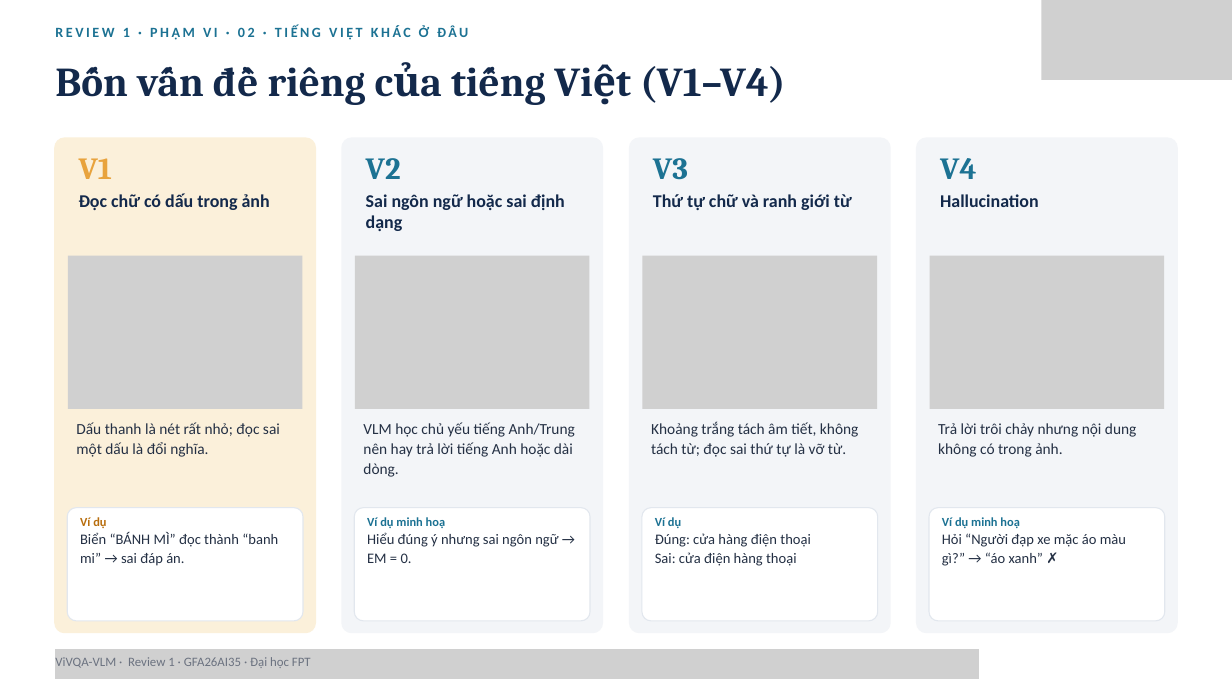
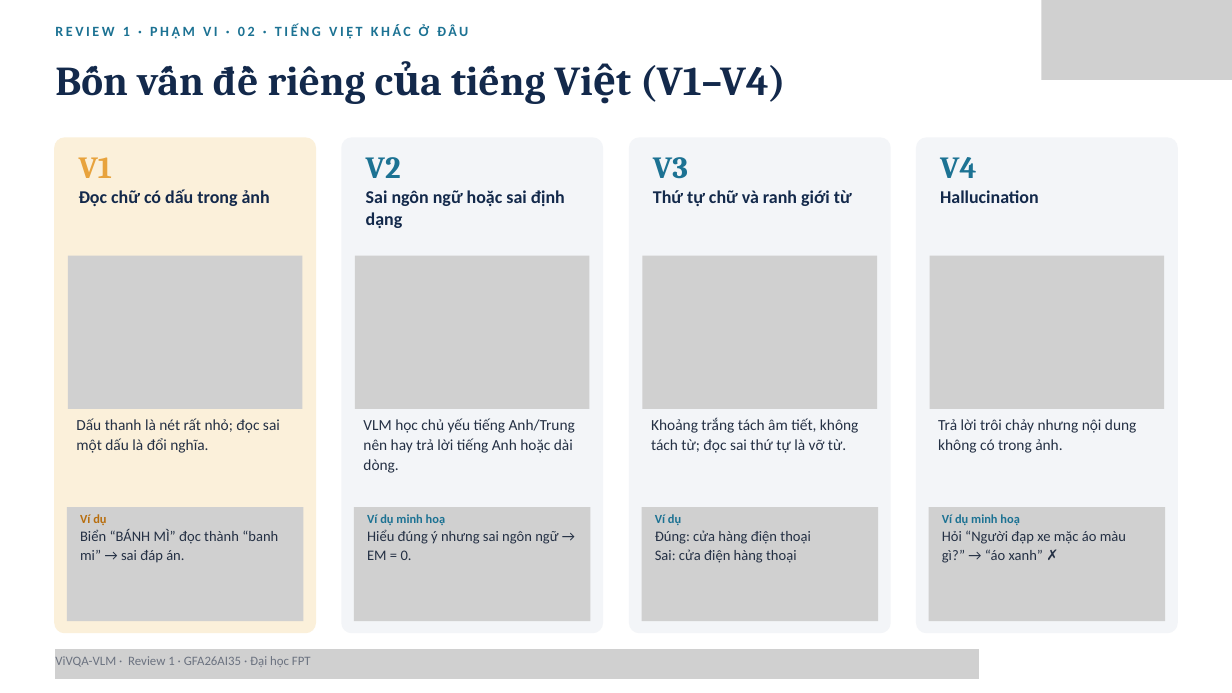
Before and after one commit to PLHGNAOH/ViVQA-VLM, a slide deck: slide 4 of docs/04_slides/cumulative/ViVQA-VLM_Review1-2_KLTN.pptx (slide 5 before the commit). Drawn at 1232x693 pixels with LibreOffice and Linux fonts; fonts in the diff are those of the drawing; grey boxes stand for pictures. Boxes give left, top, right and bottom in pixels: in the first picture for what was removed or moved away, otherwise in the second. Text is boxed around its words. In the diff, an @@ line names an element or a change of style, - is before the commit and + after.

```diff
--- a/docs/04_slides/cumulative/ViVQA-VLM_Review1-2_KLTN.pptx
+++ b/docs/04_slides/cumulative/ViVQA-VLM_Review1-2_KLTN.pptx
@@ 4 texts: place and size @@
-4 texts at [79, 193, 1039, 231]
+4 texts at [79, 189, 1039, 228]
@@ text "Dấu thanh là nét rất ...": place and size @@
-text "Dấu thanh là nét rất ..." at [76, 422, 280, 457]
+text "Dấu thanh là nét rất ..." at [76, 418, 280, 453]
@@ text "VLM học chủ yếu tiếng ...": place and size @@
-text "VLM học chủ yếu tiếng ..." at [363, 422, 575, 477]
+text "VLM học chủ yếu tiếng ..." at [363, 418, 575, 473]
@@ text "Khoảng trắng tách âm tiết, ...": place and size @@
-text "Khoảng trắng tách âm tiết, ..." at [651, 421, 858, 457]
+text "Khoảng trắng tách âm tiết, ..." at [651, 417, 858, 453]
@@ text "Trả lời trôi chảy nhưng ...": place and size @@
-text "Trả lời trôi chảy nhưng ..." at [938, 423, 1136, 457]
+text "Trả lời trôi chảy nhưng ..." at [938, 419, 1136, 453]
@@ freeform shape removed at [67, 508, 303, 621] @@
@@ picture added at [67, 507, 303, 621] @@
@@ freeform shape removed at [354, 508, 590, 621] @@
@@ picture added at [354, 507, 590, 621] @@
@@ picture added at [641, 507, 878, 621] @@
@@ freeform shape removed at [642, 508, 878, 621] @@
@@ picture added at [928, 507, 1165, 621] @@
@@ freeform shape removed at [929, 508, 1165, 621] @@
```
Also in this commit, not shown: 37 other slides changed, 4 slides removed, 3 other files.
